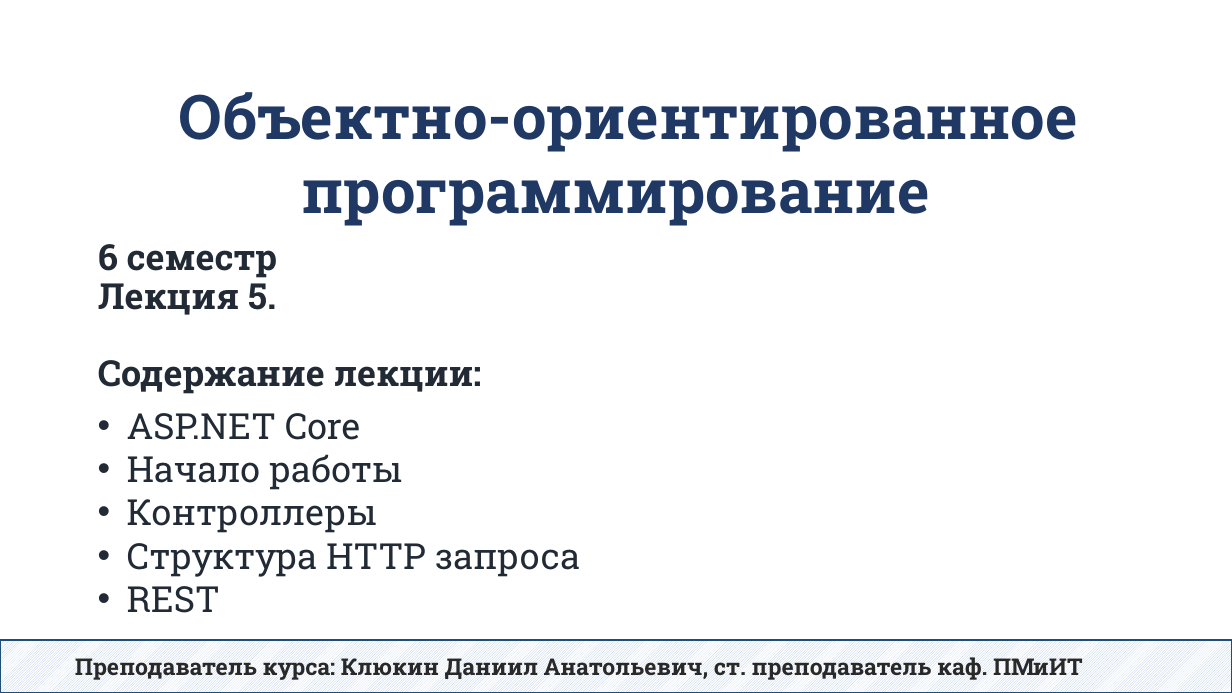
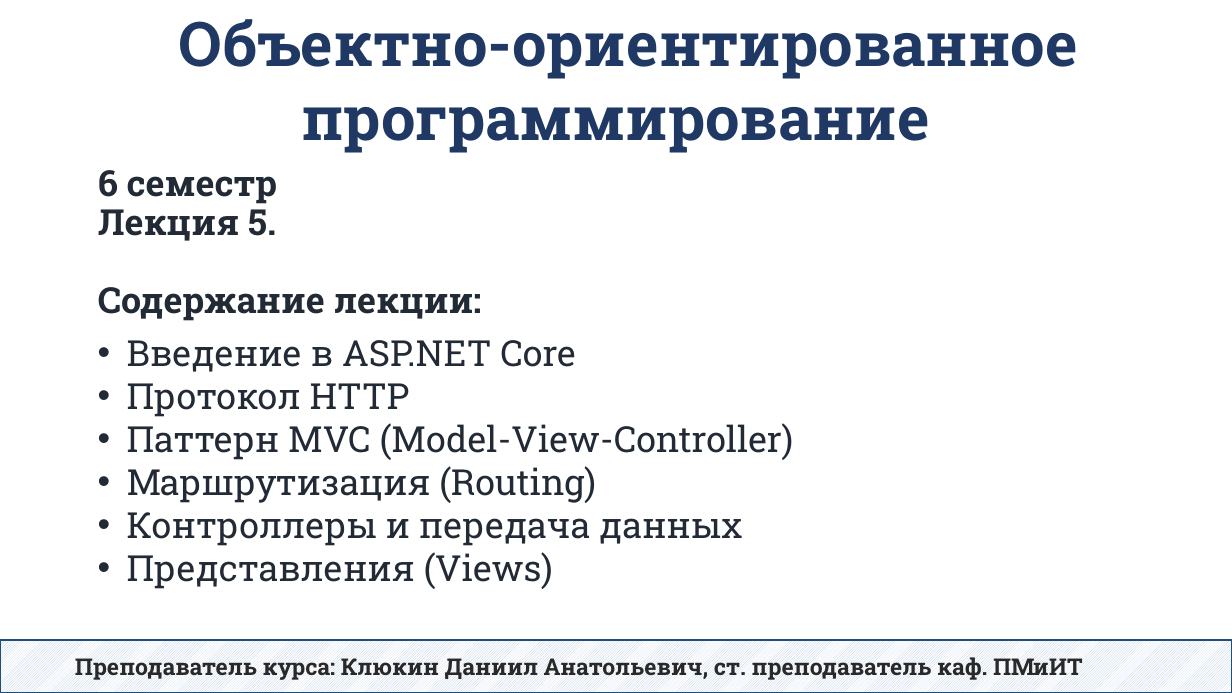
Before and after one commit to DaniilKlyukin/OOP-6, a slide deck: slide 1 of Лекции/ООП 2 лек 5.pptx. Drawn at 1232x693 pixels with LibreOffice and Linux fonts; fonts in the diff are those of the drawing. Boxes give left, top, right and bottom in pixels: in the first picture for what was removed or moved away, otherwise in the second. Text is boxed around its words. In the diff, an @@ line names an element or a change of style, - is before the commit and + after.

```diff
--- a/Лекции/ООП 2 лек 5.pptx
+++ b/Лекции/ООП 2 лек 5.pptx
@@ text "Объектно-ориентированное программирование" moved from (x1=179, y1=92, x2=1078, y2=226) to (x1=179, y1=19, x2=1078, y2=153) @@
@@ title "6 семестр Лекция 5. Содержание ..." moved from (x1=98, y1=244, x2=482, y2=394) to (x1=98, y1=170, x2=482, y2=321) @@
@@ text at (x1=127, y1=340, x2=794, y2=589): text changed @@
-• ASP.NET Core
-• Начало работы
-• Контроллеры
-• Структура HTTP запроса
-• REST
+• Введение в ASP.NET Core
+• Протокол HTTP
+• Паттерн MVC (Model-View-Controller)
+• Маршрутизация (Routing)
+• Контроллеры и передача данных
+• Представления (Views)
```
Also in this commit, not shown: 1 other slide changed, 34 slides added, 50 slides removed.
